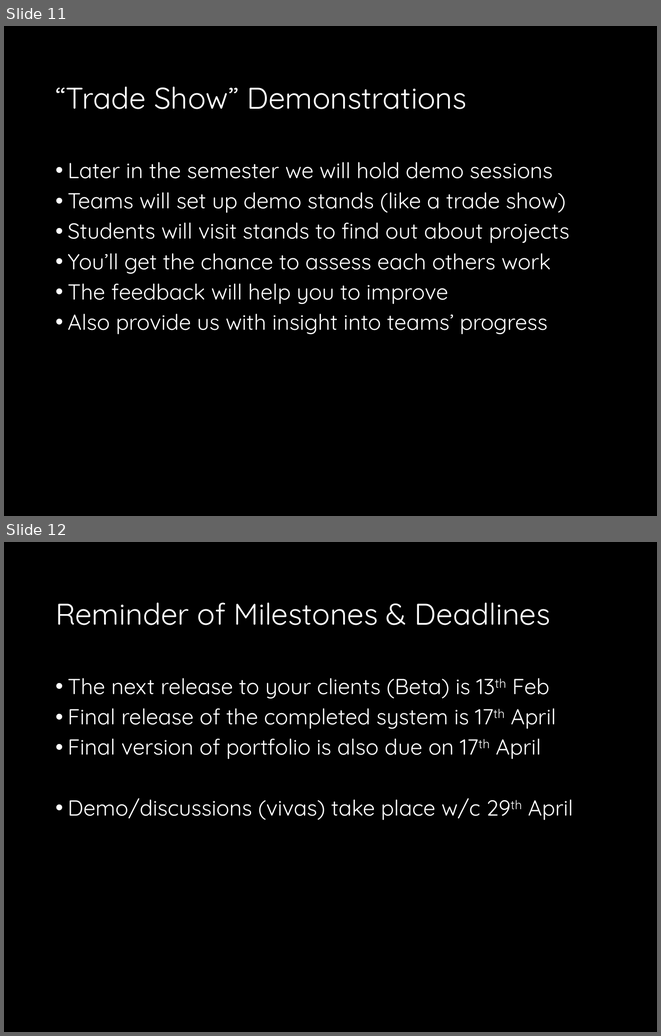
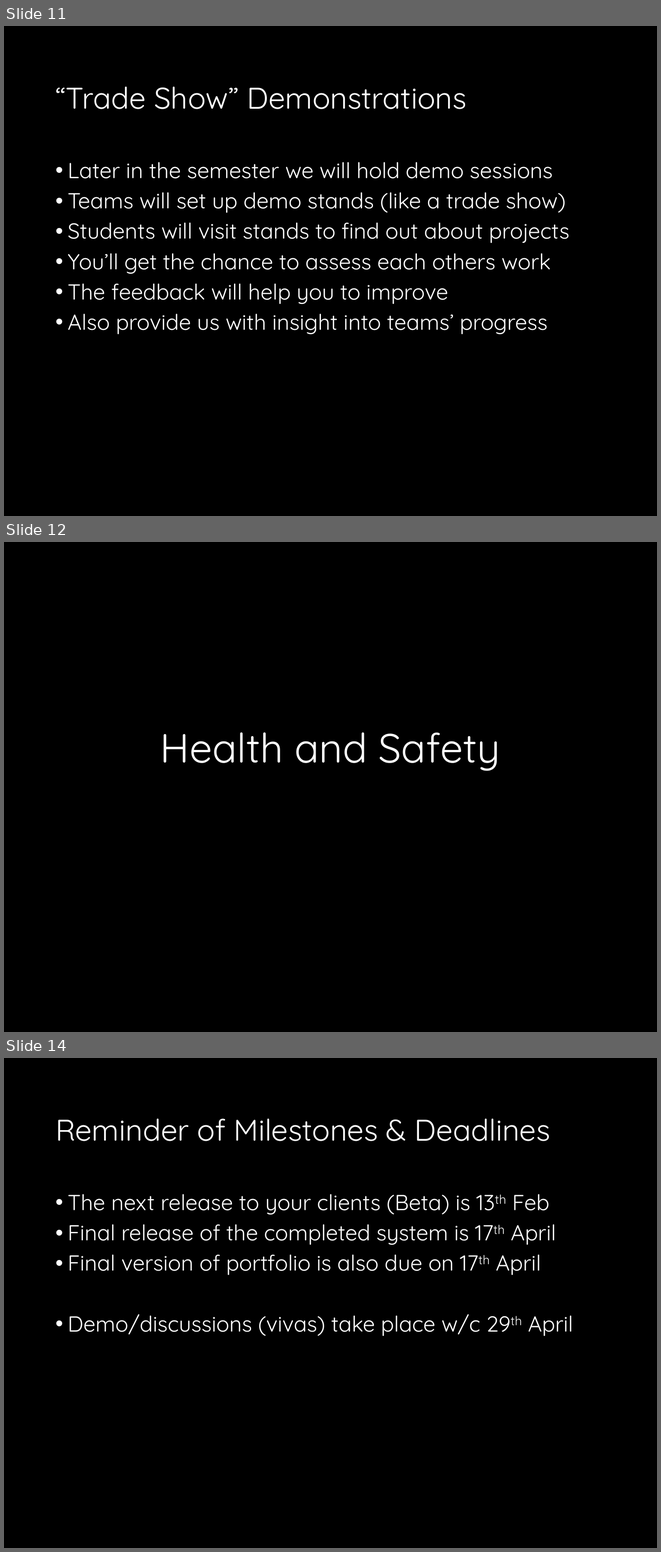
Before and after one commit to drslock/SPE2018, a slide deck: Lecture Slides/21 Reboot.pptx. Shown one above the other, each under a label of ours: slides 11 and 12 before the commit, slides 11, 12 and 14 after it; the slides between them are not shown. The pictures are 661x1036 and 661x1552 pixels, drawn with LibreOffice and Linux fonts; fonts in the diff are those of the drawing. Boxes give left, top, right and bottom in pixels: in the first picture for what was removed or moved away, otherwise in the second. Text is boxed around its words. In the diff, an @@ line names an element or a change of style, - is before the commit and + after.

```diff
--- a/Lecture Slides/21 Reboot.pptx
+++ b/Lecture Slides/21 Reboot.pptx
@@ slide 12 added at [4,542,657,1032], background #000000 @@
@@ title added at [160,732,500,771], 45 pt, text #FFFFFF @@
+Health and Safety
@@ what was slide 12 is now slide 14 @@
```
Also in this commit, not shown: 1 other slide added, 12 other files.
